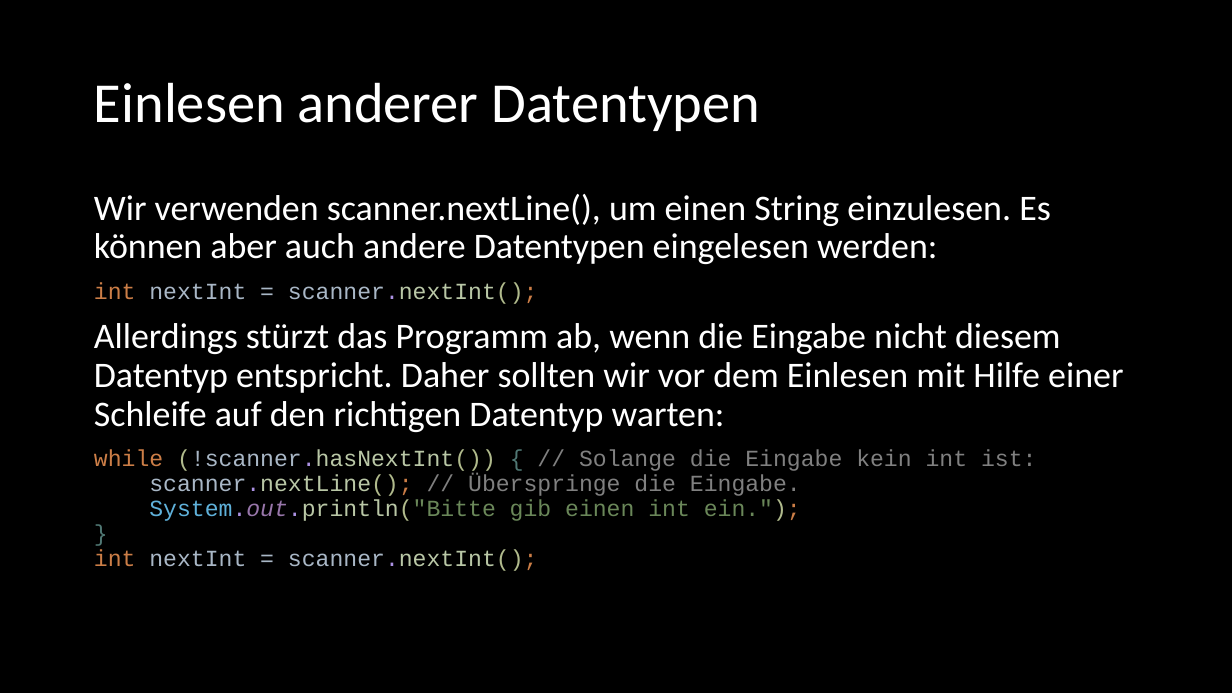
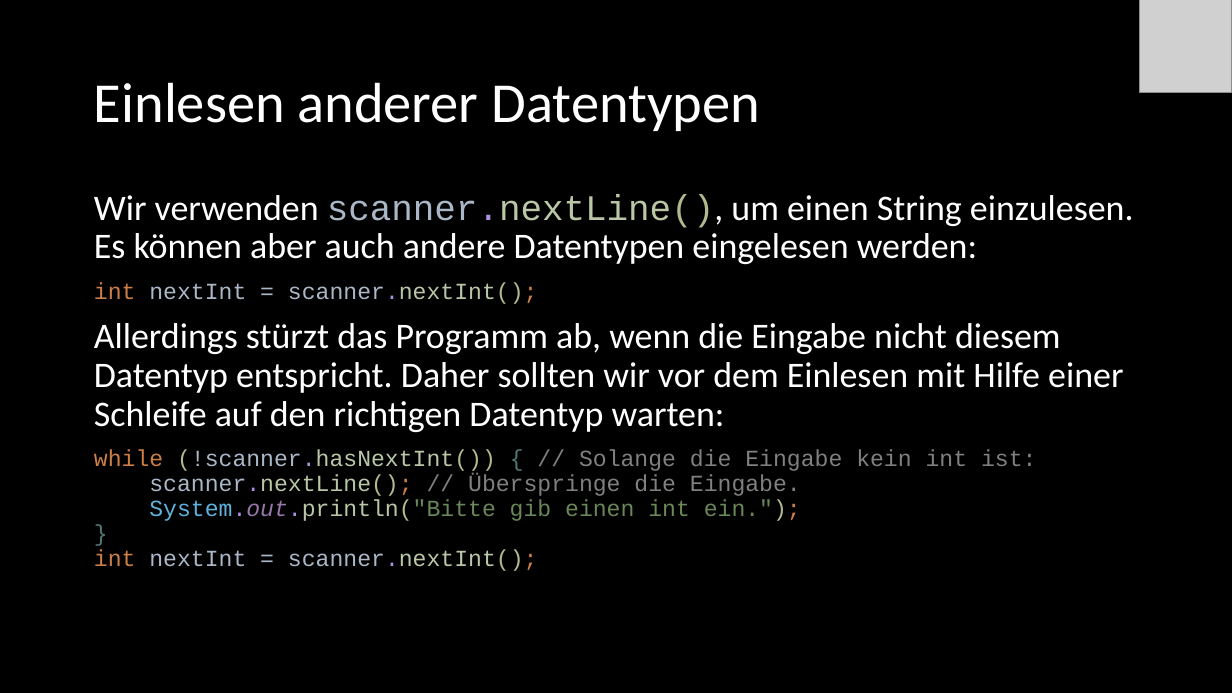
Before and after one commit to Cactusroot/Java, a slide deck: slide 41 of src/Java.pptx (slide 40 before the commit). Drawn at 1232x693 pixels with LibreOffice and Linux fonts; fonts in the diff are those of the drawing; grey boxes stand for pictures. Boxes give left, top, right and bottom in pixels: in the first picture for what was removed or moved away, otherwise in the second. Text is boxed around its words. In the diff, an @@ line names an element or a change of style, - is before the commit and + after.

Commit message:
Java-Folien überarbeitet, Start-Text hinzugefügt.

```diff
--- a/src/Java.pptx
+++ b/src/Java.pptx
@@ picture added at [1140, 0, 1232, 92] @@
@@ text at [94, 194, 1134, 264]: font Calibri to Courier New, text colour #FFFFFF to #A9B7C6, text colour #FFFFFF to #AC91E3, text colour #FFFFFF to #B9C7A6, text colour #FFFFFF to #B0BA8C in "scanner.nextLine()," @@
```
Also in this commit, not shown: 72 other slides changed, 1 slide added, 4 other files.
